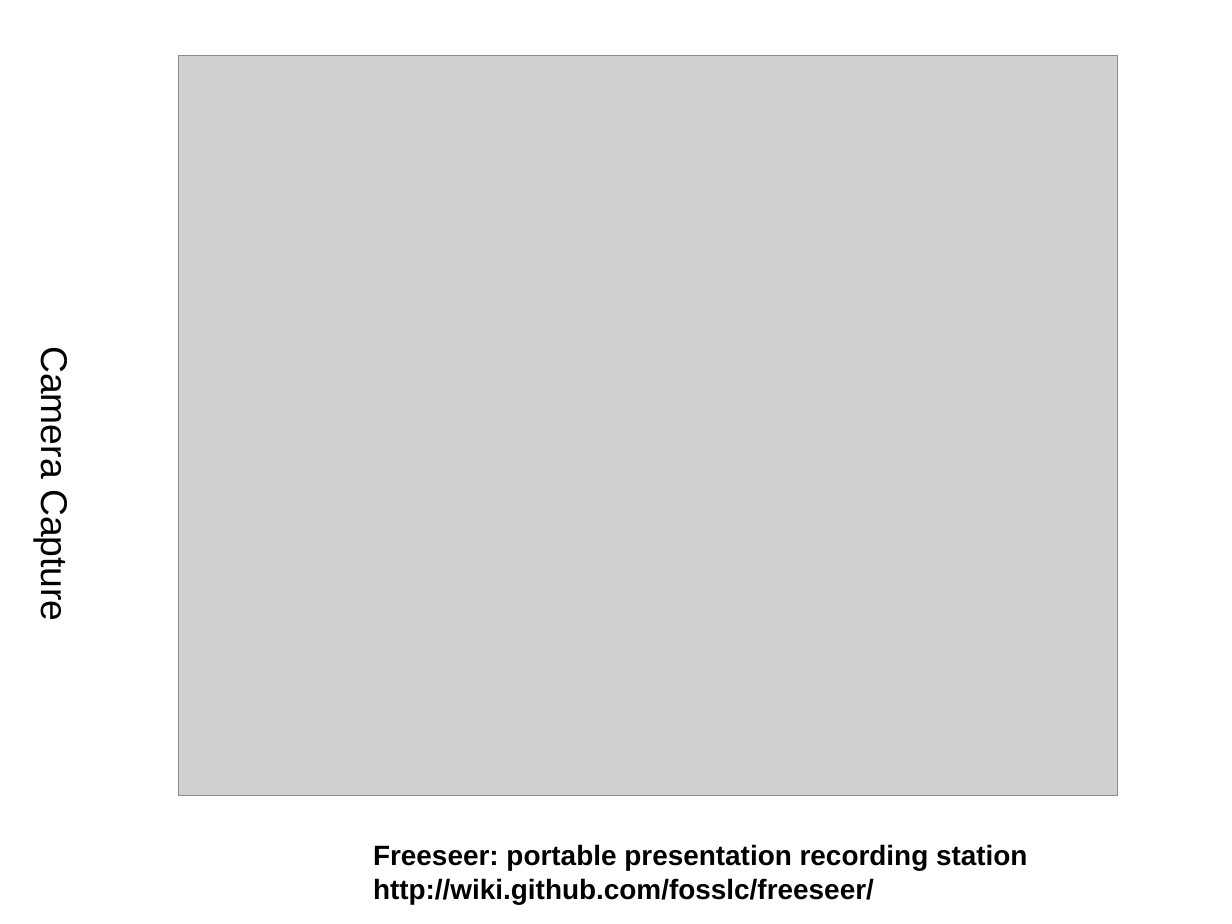
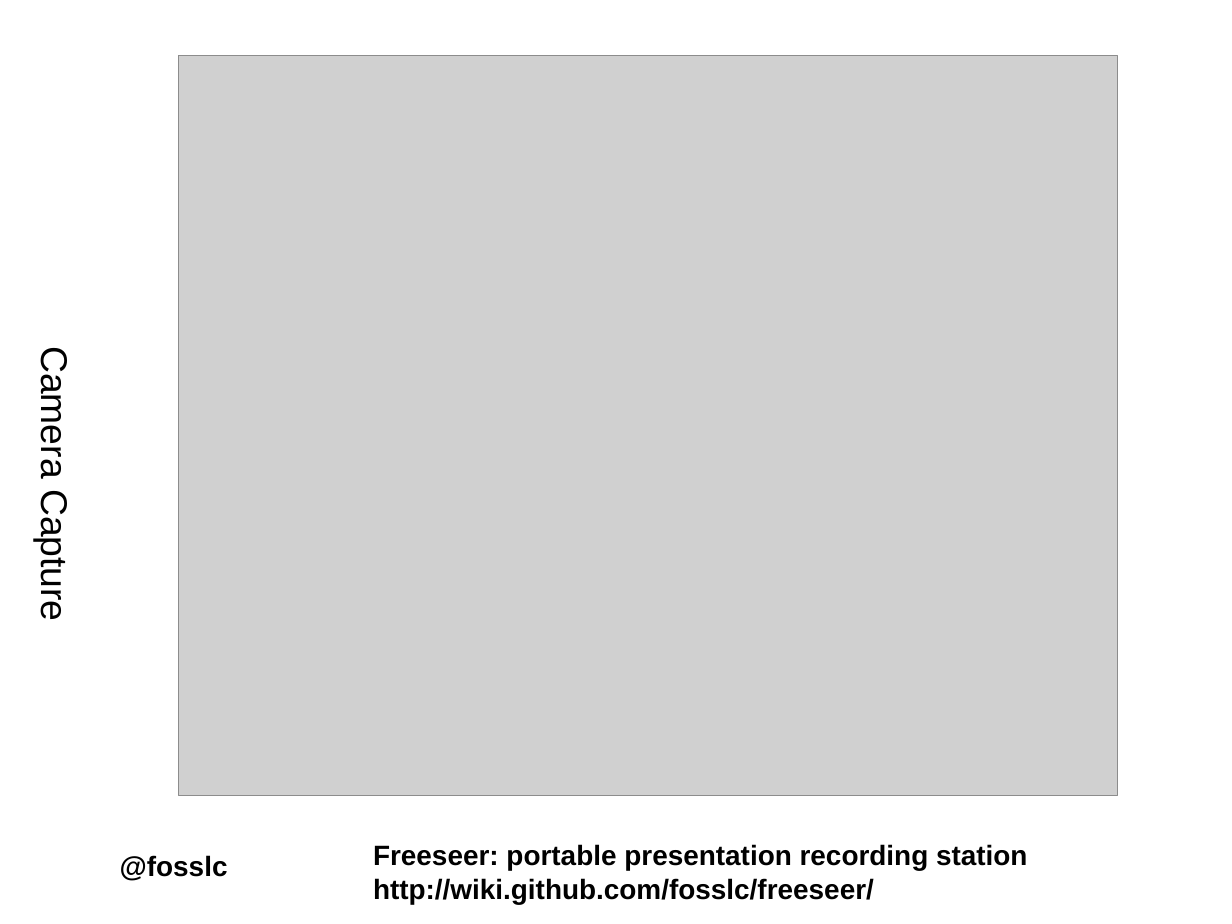
Before and after one commit to Freeseer/freeseer, a slide deck: slide 7 of docs/presentations/intro/freeseer_intro.odp. Drawn at 1232x924 pixels with LibreOffice and Linux fonts; fonts in the diff are those of the drawing; grey boxes stand for pictures; background and template pictures are left out. Boxes give left, top, right and bottom in pixels: in the first picture for what was removed or moved away, otherwise in the second. Text is boxed around its words. In the diff, an @@ line names an element or a change of style, - is before the commit and + after.

```diff
--- a/docs/presentations/intro/freeseer_intro.odp
+++ b/docs/presentations/intro/freeseer_intro.odp
@@ text added at <box>120,855,228,881</box>, 18 pt, text #000000, bold @@
+@fosslc
```
Also in this commit, not shown: 8 other slides changed, 4 slides added, 1 slide removed, 1 other file.
